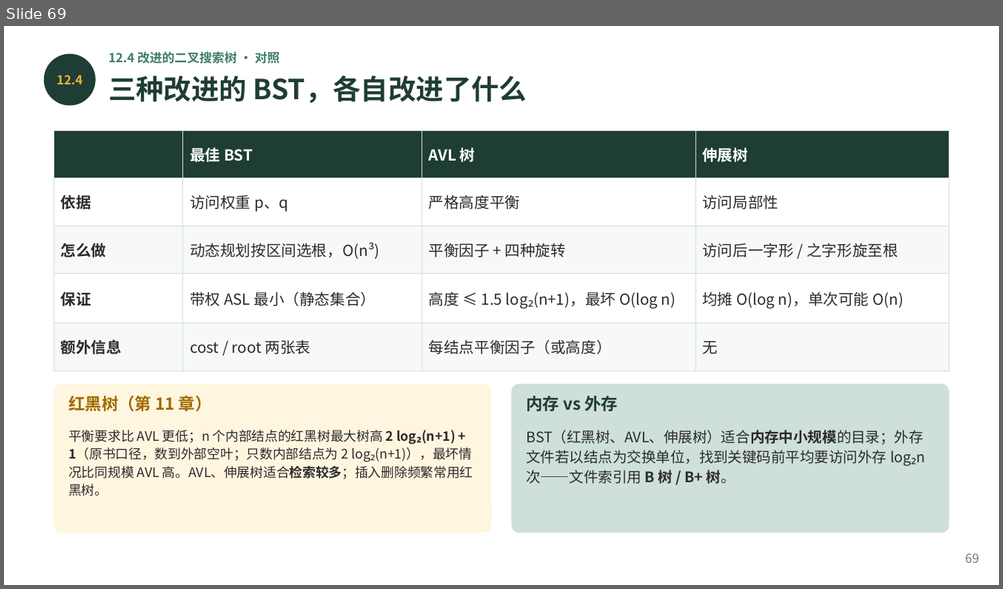
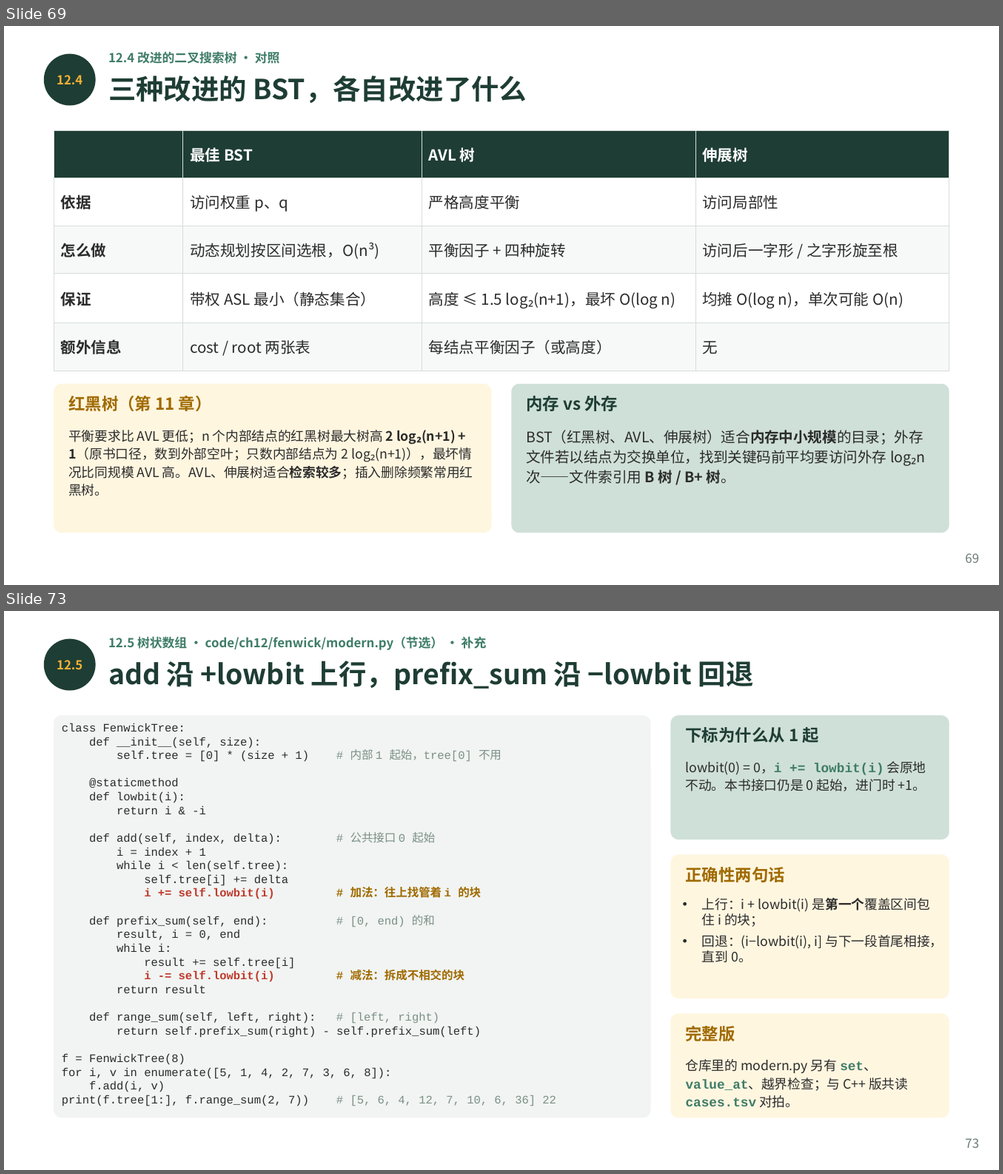
Before and after one commit to GMyhf/2026fall-cs201, a slide deck: courseware/202609_DSA_12_Advanced.pptx. Shown one above the other, each under a label of ours: slide 69 before the commit, slides 69 and 73 after it; the slides between them are not shown. The pictures are 1003x589 and 1003x1174 pixels, drawn with LibreOffice and Linux fonts; fonts in the diff are those of the drawing. Boxes give left, top, right and bottom in pixels: in the first picture for what was removed or moved away, otherwise in the second. Text is boxed around its words. In the diff, an @@ line names an element or a change of style, - is before the commit and + after.

```diff
--- a/courseware/202609_DSA_12_Advanced.pptx
+++ b/courseware/202609_DSA_12_Advanced.pptx
@@ slide 73 added at bbox=[4, 611, 999, 1170], background #FFFFFF @@
@@ ellipse added at bbox=[44, 639, 96, 691], fill #1E3D34 @@
@@ text added at bbox=[108, 636, 486, 650], 9 pt, text #3E7C68, bold @@
+12.5 树状数组 · code/ch12/fenwick/modern.py（节选） · 补充
@@ text added at bbox=[57, 660, 82, 669], 9 pt, text #F2B134, bold @@
+12.5
@@ text added at bbox=[108, 661, 754, 690], 20 pt, text #1E3D34, bold @@
+add 沿 +lowbit 上行，prefix_sum 沿 −lowbit 回退
@@ rounded rectangle added at bbox=[54, 715, 651, 1118], fill #F1F4F2 @@
@@ rounded rectangle added at bbox=[670, 715, 949, 840], fill #CFE0D8 @@
@@ text added at bbox=[62, 723, 556, 1107], 8.3 pt, text #2B2B2B @@
+class FenwickTree:
+def __init__(self, size):
+self.tree = [0] * (size + 1) # 内部 1 起始，tree[0] 不用
+@staticmethod
+def lowbit(i):
+return i & -i
+def add(self, index, delta): # 公共接口 0 起始
+i = index + 1
+while i < len(self.tree):
+self.tree[i] += delta
+i += self.lowbit(i) # 加法：往上找管着 i 的块
+def prefix_sum(self, end): # [0, end) 的和
+result, i = 0, end
+while i:
+result += self.tree[i]
+i -= self.lowbit(i) # 减法：拆成不相交的块
+return result
+def range_sum(self, left, right): # [left, right)
+return self.prefix_sum(right) - self.prefix_sum(left)
+f = FenwickTree(8)
+for i, v in enumerate([5, 1, 4, 2, 7, 3, 6, 8]):
+f.add(i, v)
+print(f.tree[1:], f.range_sum(2, 7)) # [5, 6, 4, 12, 7, 10, 6, 36] 22
@@ text added at bbox=[686, 727, 818, 743], 12 pt, text #1E3D34, bold @@
+下标为什么从 1 起
@@ text added at bbox=[686, 761, 926, 792], 9.5 pt, text #2B2B2B @@
+lowbit(0) = 0，i += lowbit(i) 会原地不动。本书接口仍是 0 起始，进门时 +1。
@@ rounded rectangle added at bbox=[670, 854, 949, 999], fill #FFF6E0 @@
@@ text added at bbox=[686, 867, 785, 883], 12 pt, text #A06A00, bold @@
+正确性两句话
@@ text added at bbox=[702, 898, 942, 963], 9.5 pt, text #2B2B2B @@
+• 上行：i + lowbit(i) 是第一个覆盖区间包住 i 的块；
+• 回退：(i−lowbit(i), i] 与下一段首尾相接，直到 0。
@@ rounded rectangle added at bbox=[670, 1014, 949, 1118], fill #FFF6E0 @@
@@ text added at bbox=[686, 1026, 735, 1042], 12 pt, text #A06A00, bold @@
+完整版
@@ text added at bbox=[686, 1059, 908, 1108], 9.5 pt, text #2B2B2B @@
+仓库里的 modern.py 另有 set、value_at、越界检查；与 C++ 版共读 cases.tsv 对拍。
@@ text added at bbox=[965, 1139, 979, 1148], 9 pt, text #6B7B74 @@
+73
```
Also in this commit, not shown: 2 slides changed, 6 other slides added, 2 other files.
